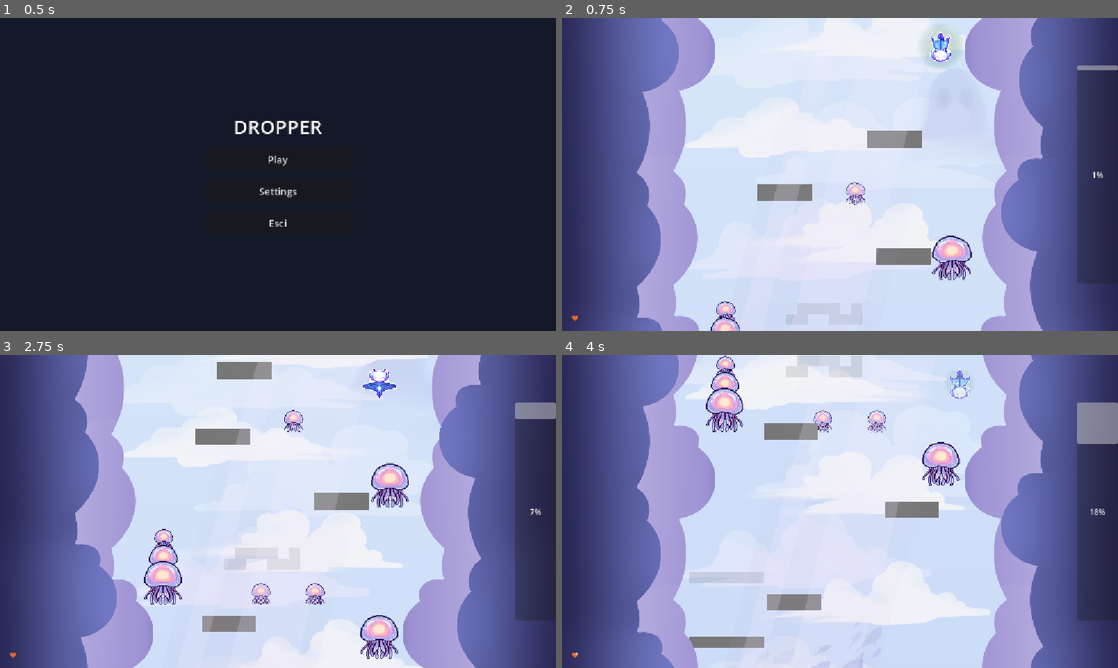
Above: before the commit, frames 1-4 (two rows, left to right).
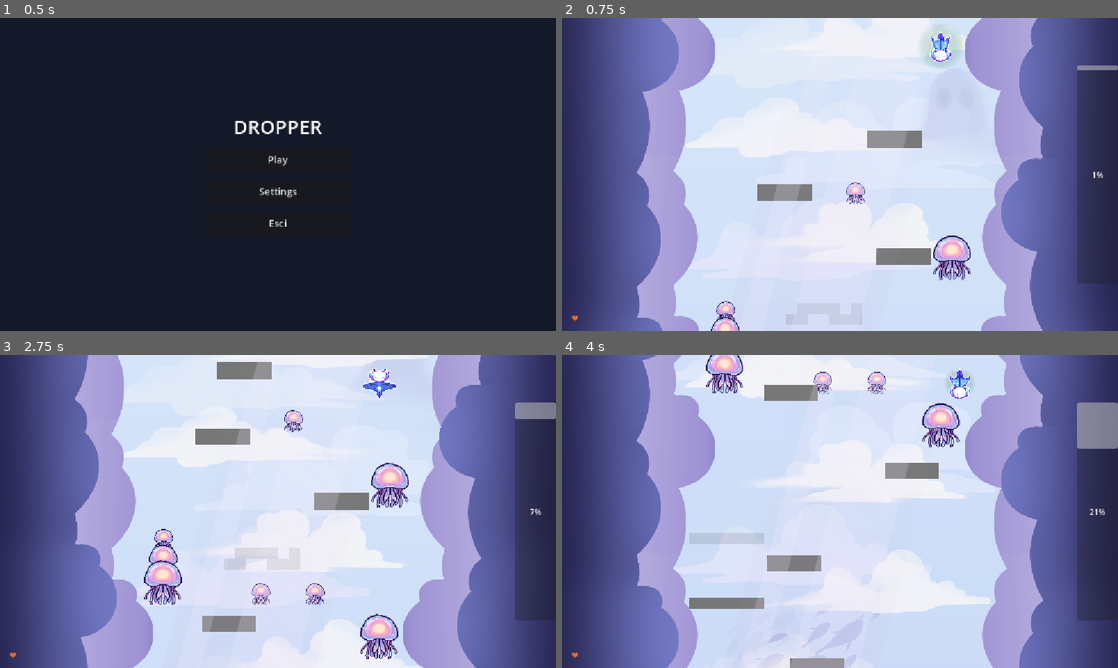
Above: after the commit, the same moments.

Repository: crissoll/Fail-Safe-Game-Jam
Game: Godot game, scene res://scenes/home_menu.tscn
Two runs of this game, one before a commit and one after it. Both use one fixed random seed, a clock stepped at 60 frames per second and the inputs below.
Inputs:
- Up to frame 1 (0.5 s): no input
- Up to frame 2 (0.75 s): click "Play" at 0.5 s
- Up to frame 3 (2.75 s): tap Enter (reset_level) at 1.25 s; hold D (right) 1.28-2.03 s; tap Space (switch_dimension) at 1.35, 2.1 s; hold Up (slow_down) from 2.03 s (still down)
- Up to frame 4 (4 s): release Up (slow_down) at 2.78 s; hold D (right) from 2.78 s (still down); tap Space (switch_dimension) at 2.85, 3.6 s

Frame 1 is identical in both runs. In frame 2, 0.5% of the frame differs, in the area x 26-74%, y 52-100%; in frame 3, 1.1%; in frame 4, 21%, in the area x 2-100%, y 0-100%.

Commit message:
black jellyfish & minor fixes

Diff:
--- a/first-prototype----dropper-/scenes/game-objects/jellyfish.tscn
+++ b/first-prototype----dropper-/scenes/game-objects/jellyfish.tscn
@@ -1,7 +1,9 @@
 [gd_scene format=3 uid="uid://bfda0qeec7nmx"]
 
 [ext_resource type="Script" uid="uid://4s070rmivam7" path="res://scripts/classes/jellyfish.gd" id="1_7esg0"]
+[ext_resource type="Texture2D" uid="uid://bafglxjiu8fit" path="res://assets/Obstacles/bouncing.png" id="2_6gosj"]
 [ext_resource type="Texture2D" uid="uid://dlusdtoy17q8t" path="res://assets/Obstacles/jellyfish_light_wobble_sheet.png" id="3_6gosj"]
+[ext_resource type="Texture2D" uid="uid://08i34pw4fsk3" path="res://assets/Obstacles/jellifish_dark_wobble_sheet.png" id="4_buwln"]
 
 [sub_resource type="CapsuleShape2D" id="CapsuleShape2D_usvy1"]
 radius = 10.265
@@ -10,6 +12,22 @@
 radius = 6.81
 height = 26.0
 
+[sub_resource type="AtlasTexture" id="AtlasTexture_ne37n"]
+atlas = ExtResource("2_6gosj")
+region = Rect2(256, 0, 128, 128)
+
+[sub_resource type="AtlasTexture" id="AtlasTexture_yvhu7"]
+atlas = ExtResource("2_6gosj")
+region = Rect2(384, 0, 128, 128)
+
+[sub_resource type="AtlasTexture" id="AtlasTexture_sj65d"]
+atlas = ExtResource("2_6gosj")
+region = Rect2(512, 0, 128, 128)
+
+[sub_resource type="AtlasTexture" id="AtlasTexture_ondkj"]
+atlas = ExtResource("2_6gosj")
+region = Rect2(640, 0, 128, 128)
+
 [sub_resource type="AtlasTexture" id="AtlasTexture_buwln"]
 atlas = ExtResource("3_6gosj")
 region = Rect2(0, 0, 128, 128)
@@ -52,12 +70,73 @@
 
 [sub_resource type="AtlasTexture" id="AtlasTexture_r7sgv"]
 atlas = ExtResource("3_6gosj")
+region = Rect2(1280, 0, 128, 128)
+
+[sub_resource type="AtlasTexture" id="AtlasTexture_m3ml6"]
+atlas = ExtResource("4_buwln")
+region = Rect2(0, 0, 128, 128)
+
+[sub_resource type="AtlasTexture" id="AtlasTexture_0vgd8"]
+atlas = ExtResource("4_buwln")
+region = Rect2(128, 0, 128, 128)
+
+[sub_resource type="AtlasTexture" id="AtlasTexture_5et5h"]
+atlas = ExtResource("4_buwln")
+region = Rect2(256, 0, 128, 128)
+
+[sub_resource type="AtlasTexture" id="AtlasTexture_aftrc"]
+atlas = ExtResource("4_buwln")
+region = Rect2(384, 0, 128, 128)
+
+[sub_resource type="AtlasTexture" id="AtlasTexture_homxw"]
+atlas = ExtResource("4_buwln")
+region = Rect2(512, 0, 128, 128)
+
+[sub_resource type="AtlasTexture" id="AtlasTexture_vrhot"]
+atlas = ExtResource("4_buwln")
+region = Rect2(640, 0, 128, 128)
+
+[sub_resource type="AtlasTexture" id="AtlasTexture_nus2j"]
+atlas = ExtResource("4_buwln")
+region = Rect2(768, 0, 128, 128)
+
+[sub_resource type="AtlasTexture" id="AtlasTexture_28g48"]
+atlas = ExtResource("4_buwln")
+region = Rect2(896, 0, 128, 128)
+
+[sub_resource type="AtlasTexture" id="AtlasTexture_g6aax"]
+atlas = ExtResource("4_buwln")
+region = Rect2(1024, 0, 128, 128)
+
+[sub_resource type="AtlasTexture" id="AtlasTexture_x5pq3"]
+atlas = ExtResource("4_buwln")
+region = Rect2(1152, 0, 128, 128)
+
+[sub_resource type="AtlasTexture" id="AtlasTexture_uii40"]
+atlas = ExtResource("4_buwln")
 region = Rect2(1280, 0, 128, 128)
 
 [sub_resource type="SpriteFrames" id="SpriteFrames_usvy1"]
 animations = [{
 "frames": [{
 "duration": 1.0,
+"texture": SubResource("AtlasTexture_ne37n")
+}, {
+"duration": 1.0,
+"texture": SubResource("AtlasTexture_yvhu7")
+}, {
+"duration": 1.0,
+"texture": SubResource("AtlasTexture_sj65d")
+}, {
+"duration": 1.0,
+"texture": SubResource("AtlasTexture_ondkj")
+}],
+"loop": 0,
+"name": &"bounce",
+"speed": 5.0
+}, {
+"frames": [{
+"duration": 1.0,
 "texture": SubResource("AtlasTexture_buwln")
 }, {
 "duration": 1.0,
@@ -91,7 +170,45 @@
 "texture": SubResource("AtlasTexture_r7sgv")
 }],
 "loop": 1,
-"name": &"default",
+"name": &"default_white",
+"speed": 5.0
+}, {
+"frames": [{
+"duration": 1.0,
+"texture": SubResource("AtlasTexture_m3ml6")
+}, {
+"duration": 1.0,
+"texture": SubResource("AtlasTexture_0vgd8")
+}, {
+"duration": 1.0,
+"texture": SubResource("AtlasTexture_5et5h")
+}, {
+"duration": 1.0,
+"texture": SubResource("AtlasTexture_aftrc")
+}, {
+"duration": 1.0,
+"texture": SubResource("AtlasTexture_homxw")
+}, {
+"duration": 1.0,
+"texture": SubResource("AtlasTexture_vrhot")
+}, {
+"duration": 1.0,
+"texture": SubResource("AtlasTexture_nus2j")
+}, {
+"duration": 1.0,
+"texture": SubResource("AtlasTexture_28g48")
+}, {
+"duration": 1.0,
+"texture": SubResource("AtlasTexture_g6aax")
+}, {
+"duration": 1.0,
+"texture": SubResource("AtlasTexture_x5pq3")
+}, {
+"duration": 1.0,
+"texture": SubResource("AtlasTexture_uii40")
+}],
+"loop": 1,
+"name": &"wobble_black",
 "speed": 5.0
 }]
 
@@ -113,8 +230,9 @@
 [node name="AnimatedSprite2D" type="AnimatedSprite2D" parent="." unique_id=589239672]
 scale = Vector2(0.54, 0.54)
 sprite_frames = SubResource("SpriteFrames_usvy1")
-autoplay = "default"
-frame_progress = 0.39680886
+animation = &"wobble_black"
+autoplay = "default_white"
+frame_progress = 0.6764587
 
 [connection signal="body_entered" from="." to="." method="_on_body_entered"]
 [connection signal="body_shape_entered" from="." to="." method="_on_body_shape_entered"]
--- a/first-prototype----dropper-/scripts/autoloads/game_manager.gd
+++ b/first-prototype----dropper-/scripts/autoloads/game_manager.gd
@@ -3,6 +3,8 @@
 var player : Player
 var end_pos : Vector2
 var ascension : bool
+
+
 
 func set_player(player_set : Player):
 	player = player_set
@@ -11,7 +13,9 @@
 	end_pos = end_pos_set
 
 func set_ascension(ascension_set : bool):
+	print("ascension set to : ", ascension_set)
 	ascension = ascension_set
+	SignalManager.emit_signal("ascension_signal", ascension)
 
 func _physics_process(delta: float) -> void:
-	print(ascension)
+	pass
--- a/first-prototype----dropper-/scripts/autoloads/signal_manager.gd
+++ b/first-prototype----dropper-/scripts/autoloads/signal_manager.gd
@@ -1,6 +1,8 @@
 extends Node
 
 signal on_player_health_changed(max_hearts, current_hearts)
+signal ascension_signal (ascension : bool)
+
 
 func _ready() -> void:
 	pass
--- a/first-prototype----dropper-/scripts/classes/jellyfish.gd
+++ b/first-prototype----dropper-/scripts/classes/jellyfish.gd
@@ -8,6 +8,7 @@
 
 @onready var collision_shape_head: CollisionShape2D = $CollisionShapeHead
 @onready var collision_shape_tentacles: CollisionShape2D = $CollisionShapeTentacles
+@onready var animated_sprite_2d: AnimatedSprite2D = $AnimatedSprite2D
 
 var elapsed_time: float = 0.0
 var y_initial: float = 0.0
@@ -24,6 +25,7 @@
 func _ready() -> void:
 	super()
 	add_to_group("Jellyfish")
+	SignalManager.ascension_signal.connect(set_animation)
 
 	y_initial = position.y
 
@@ -36,6 +38,8 @@
 func _physics_process(delta: float) -> void:
 	elapsed_time += delta
 	position.y = y_initial + (sin(elapsed_time * velocity_oscillation) * amplitude_oscillation)
+
+
 
 #func _on_body_entered(body: Node2D) -> void:
 	#if body is Player:
@@ -58,7 +62,9 @@
 		var shape_colpita = shape_owner_get_owner(shape_owner_id)
 
 		if shape_colpita == collision_shape_head and !GameManager.ascension:
+			animated_sprite_2d.play("bounce")
 			print("colpita la testa")
+
 			body.lock_brake_until_falling()
 
 			# Applica il rimbalzo.
@@ -66,9 +72,18 @@
 
 			# Nasconde la medusa e disattiva temporaneamente
 			# il rilevamento dei contatti.
+			set_deferred("monitoring", false)
+			await animated_sprite_2d.animation_finished
 			visible = false
-			set_deferred("monitoring", false)
 
 		elif shape_colpita == collision_shape_tentacles and GameManager.ascension:
 			print("colpiti i tentacoli")
 			GameManager.player.health_comp.apply_damage(damage)
+
+func set_animation(ascension : bool):
+	if !ascension:
+		print("descend")
+		animated_sprite_2d.play("default_white")
+	else:
+		animated_sprite_2d.play("wobble_black")
+		print("ascension")
--- a/first-prototype----dropper-/scripts/classes/obstacle.gd
+++ b/first-prototype----dropper-/scripts/classes/obstacle.gd
@@ -16,7 +16,7 @@
 func materialize() -> void:
 	modulate.a = 1
 
-func _process(delta: float) -> void:
+func _physics_process(delta: float) -> void:
 	if monitoring:
 		for body in get_overlapping_bodies():
 			if body is Player:
Binary file added: first-prototype----dropper-/assets/Obstacles/bouncing.png
Not shown, added: first-prototype----dropper-/assets/Obstacles/bouncing.png.import
Binary file added: first-prototype----dropper-/assets/Obstacles/jellifish_dark_wobble_sheet.png
Not shown, added: first-prototype----dropper-/assets/Obstacles/jellifish_dark_wobble_sheet.png.import
